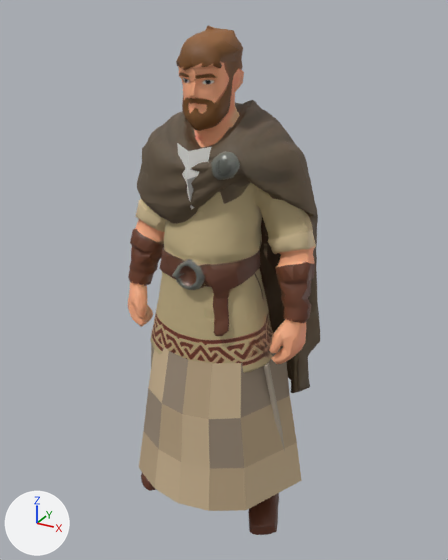
A saved change to the glTF model assets/models/characters/studio-high/ElderSeer.glb.
Camera for both pictures: a 50 mm lens placed at (1.067, -1.908, 1.005), pointed at (0.009, 0.017, 0.043). Every picture has the same lights, and +X, +Y and +Z are marked at lower left. The picture after the commit comes second.

Objects in the first picture: 'Accessory_ElderSeer_Head', 'Accessory_ElderSeer_WalkRoot', 'Mesh_0'.
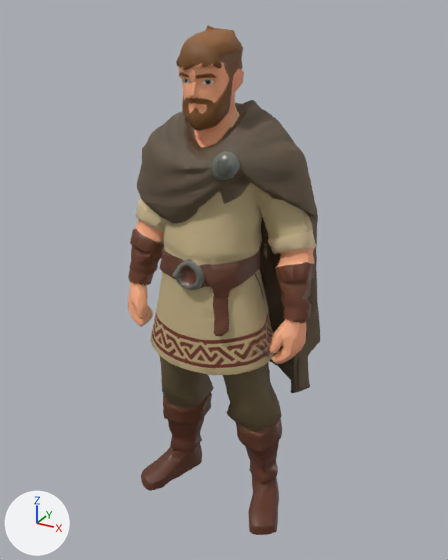
The change, as a list of edits to the scene's bpy script:
```text
Remove ob_accessory_elderseer_head:
    ob_accessory_elderseer_head = bpy.data.objects.new('Accessory_ElderSeer_Head', me_elderseer_head_accessories)
    ob_accessory_elderseer_head.location = (0.0, 0.0, 0.63)
Remove ob_accessory_elderseer_walkroot:
    ob_accessory_elderseer_walkroot = bpy.data.objects.new('Accessory_ElderSeer_WalkRoot', me_elderseer_walkroot_accessories)
    ob_accessory_elderseer_walkroot.location = (0.0, 0.0, 0.0)
```

Pixel boxes [x1, y1, x2, y2] of what changed, in the pictures (448 x 560 px):
'Accessory_ElderSeer_WalkRoot', deleted
    before: [139, 343, 302, 511]
    faces in mat_accessory_garment_light (beige #cab390): [148, 348, 302, 511]
    faces in mat_accessory_garment (beige #b8a281): [139, 360, 297, 511]
    faces in mat_accessory_garment_dark (brown #998976): [144, 347, 290, 469]
    faces in mat_accessory_fur_light (beige #ada290): [151, 343, 285, 451]
'Accessory_ElderSeer_Head', deleted
    before: [177, 143, 211, 210]
    faces in mat_accessory_hair_light (white #eae8e3): [182, 147, 211, 207]
    faces in mat_accessory_hair (light grey #d8d8d4): [177, 143, 188, 179]
